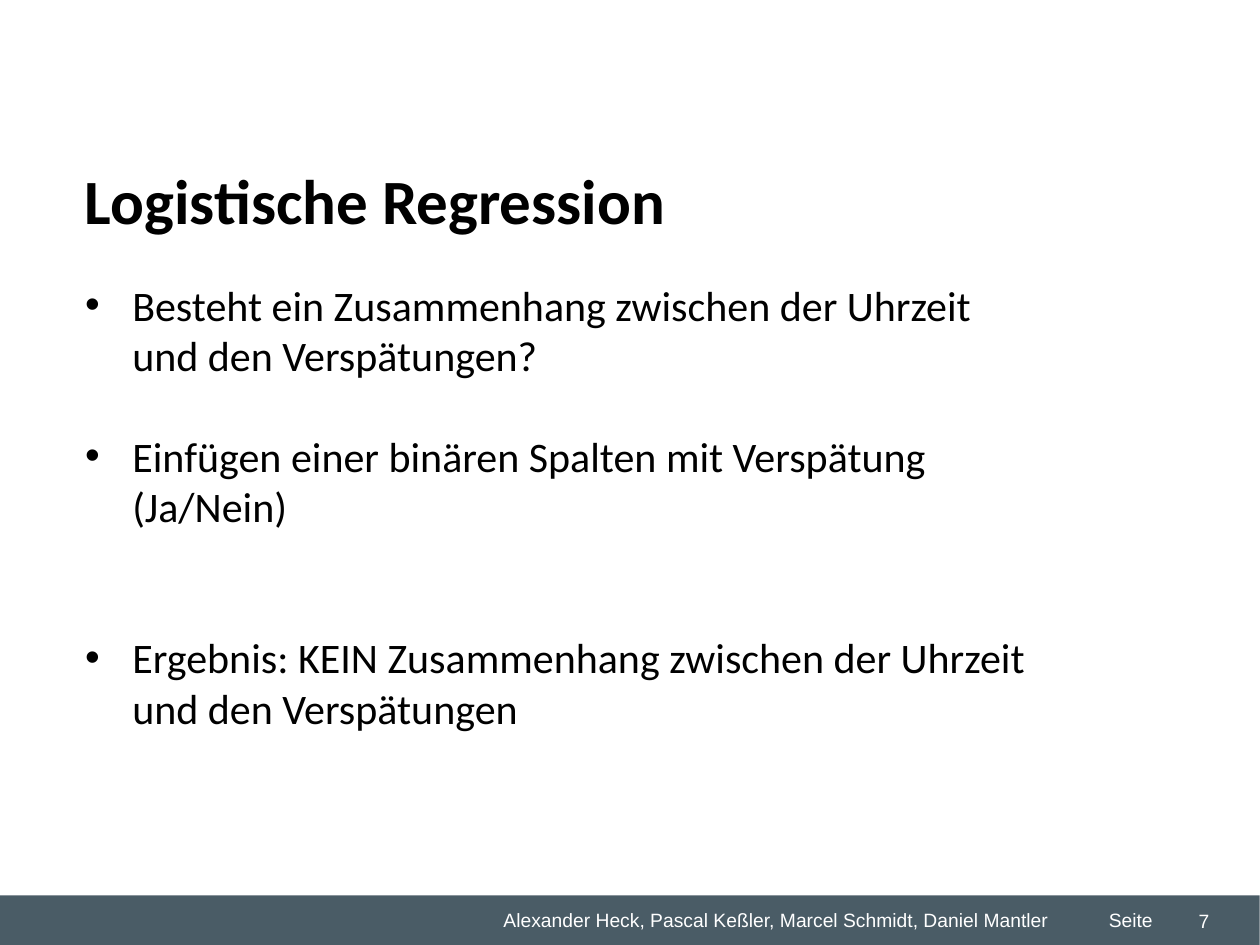
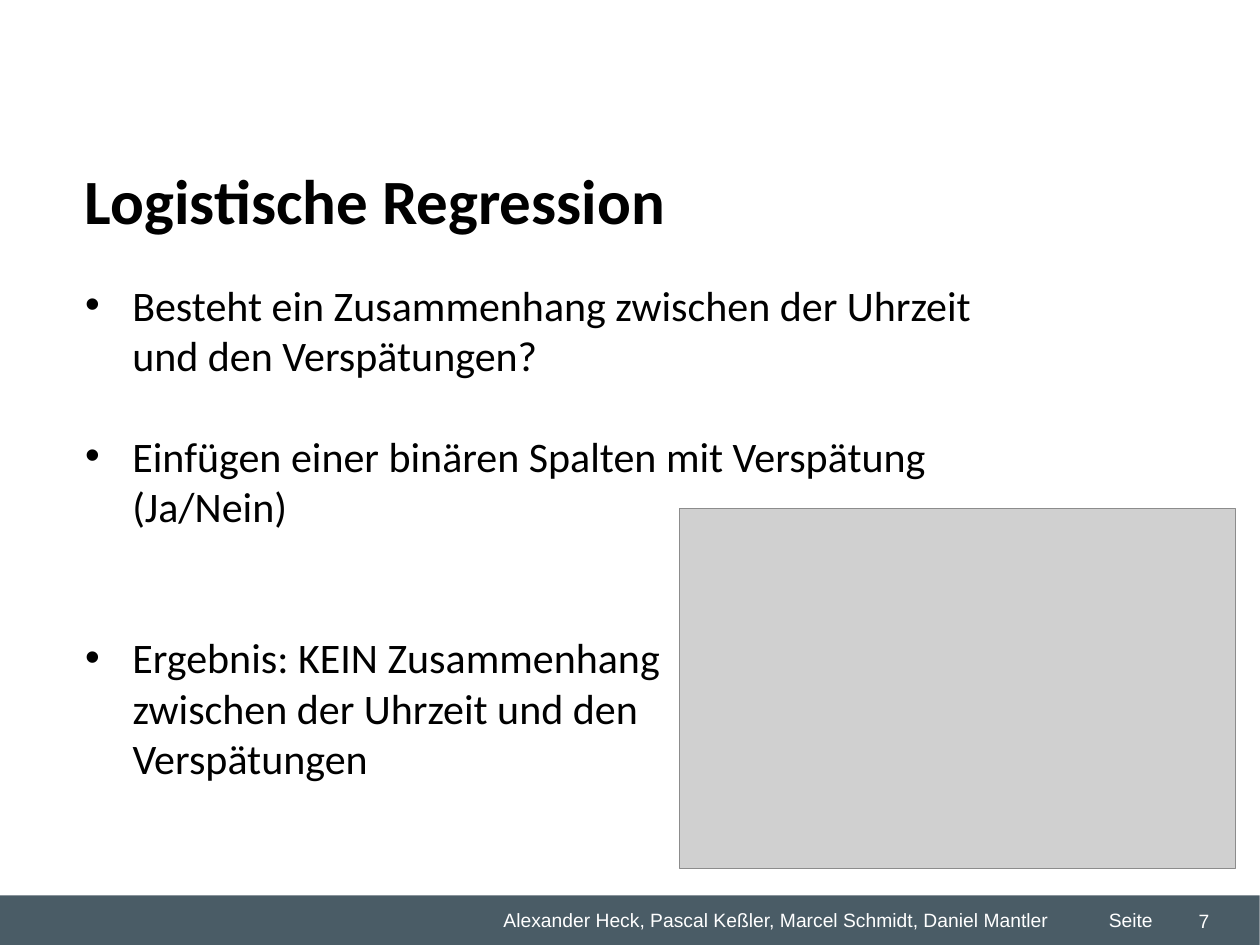
Before and after one commit to dmntlr/predictiveproject, a slide deck: slide 7 of Desktop/Studium/5. Semester/Predictive Analytics/Gruppenarbeit/WZ2 Predicitve Analytics Übung.ppt. Drawn at 1260x945 pixels with LibreOffice and Linux fonts; fonts in the diff are those of the drawing; grey boxes stand for pictures; background and template pictures are left out. Boxes give left, top, right and bottom in pixels: in the first picture for what was removed or moved away, otherwise in the second. Text is boxed around its words. In the diff, an @@ line names an element or a change of style, - is before the commit and + after.

```diff
--- a/Desktop/Studium/5. Semester/Predictive Analytics/Gruppenarbeit/WZ2 Predicitve Analytics Übung.ppt
+++ b/Desktop/Studium/5. Semester/Predictive Analytics/Gruppenarbeit/WZ2 Predicitve Analytics Übung.ppt
@@ picture added at [679,509,1235,868] @@
@@ text at [132,643,660,782]: text changed @@
-• Ergebnis: KEIN Zusammenhang zwischen der Uhrzeit und den Verspätungen
+• Ergebnis: KEIN Zusammenhang
+zwischen der Uhrzeit und den
+Verspätungen
```
Also in this commit, not shown: 1 slide added, 1 slide removed, 1 other file.
